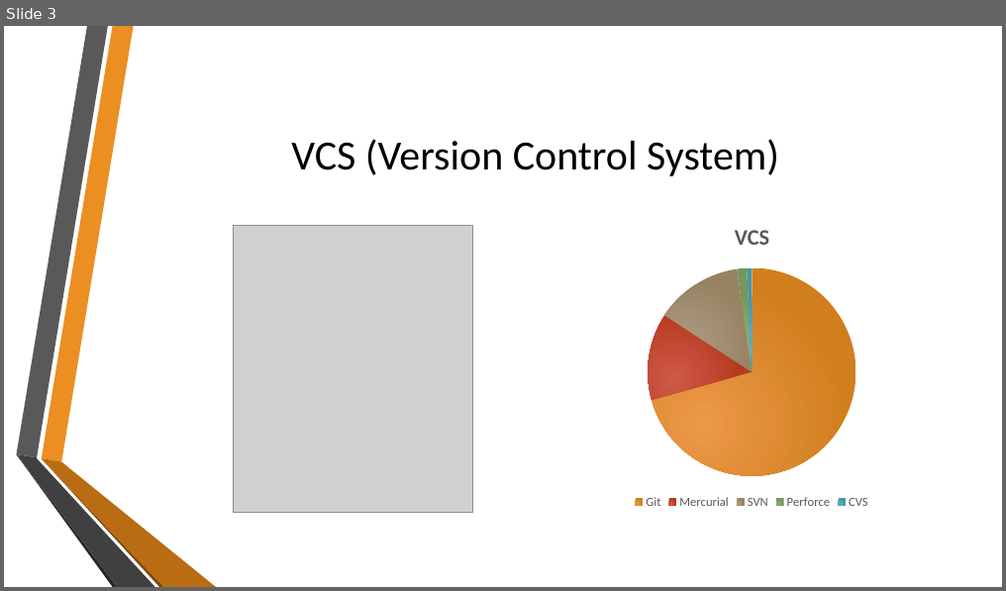
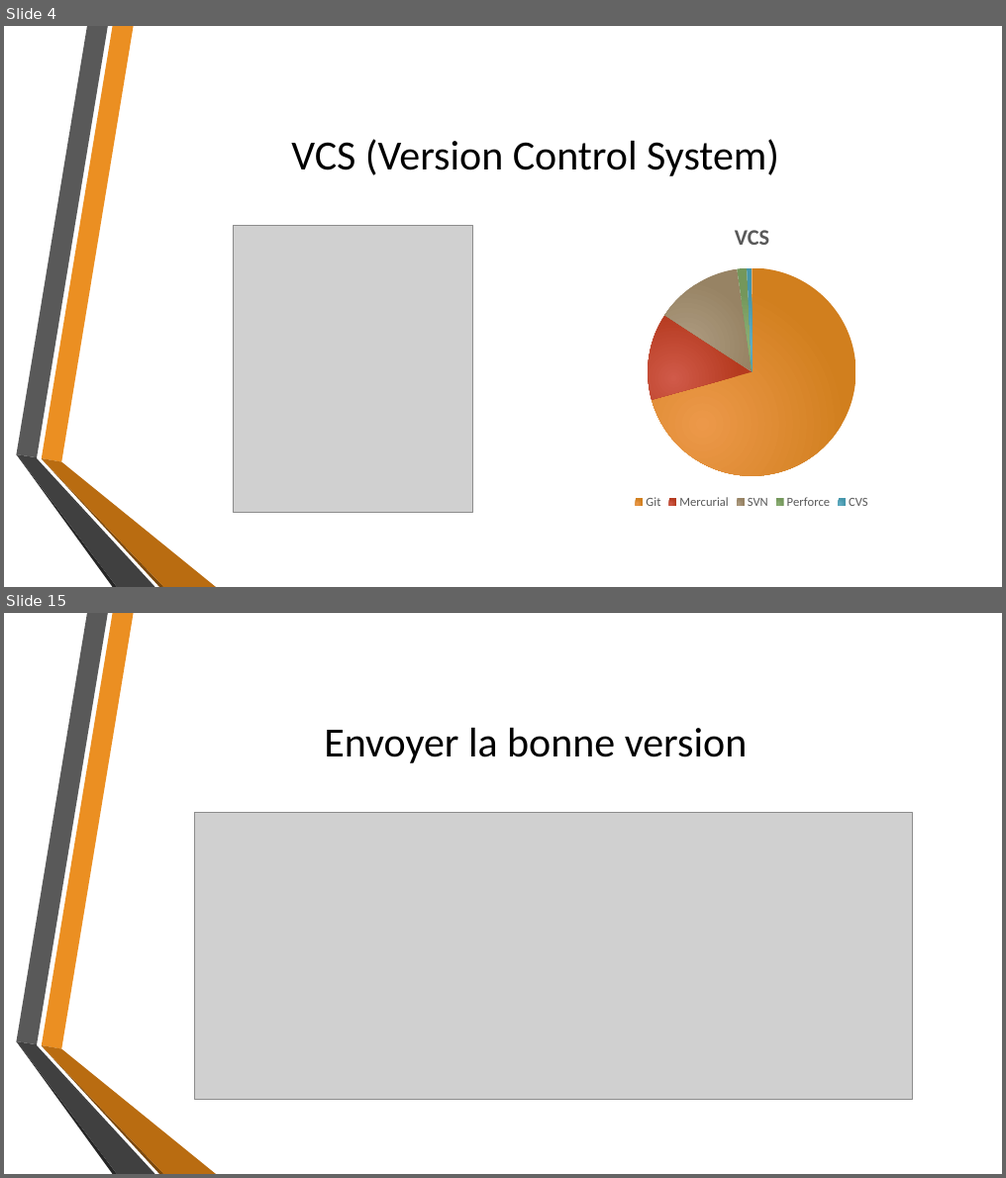
Before and after one commit to MatRenaud/Tptravailinfo, a slide deck: GitPresentation.pptx. Shown one above the other, each under a label of ours: slide 3 before the commit, slides 4 and 15 after it; the slides between them are not shown. The pictures are 1006x591 and 1006x1178 pixels, drawn with LibreOffice and Linux fonts; fonts in the diff are those of the drawing; grey boxes stand for pictures; background and template pictures are left out. Boxes give left, top, right and bottom in pixels: in the first picture for what was removed or moved away, otherwise in the second. Text is boxed around its words. In the diff, an @@ line names an element or a change of style, - is before the commit and + after.

```diff
--- a/GitPresentation.pptx
+++ b/GitPresentation.pptx
@@ slide 15 added at (4,613,1002,1174), background picture (left out); not listed: 6 template elements that a slide beside it also shows @@
@@ title added at (324,728,747,763), 40 pt, text #000000 @@
+Envoyer la bonne version
@@ picture added at (195,813,912,1100) @@
@@ what was slide 3 is now slide 4 @@
```
Also in this commit, not shown: 2 slides changed, 12 other slides added, 3 other files.
